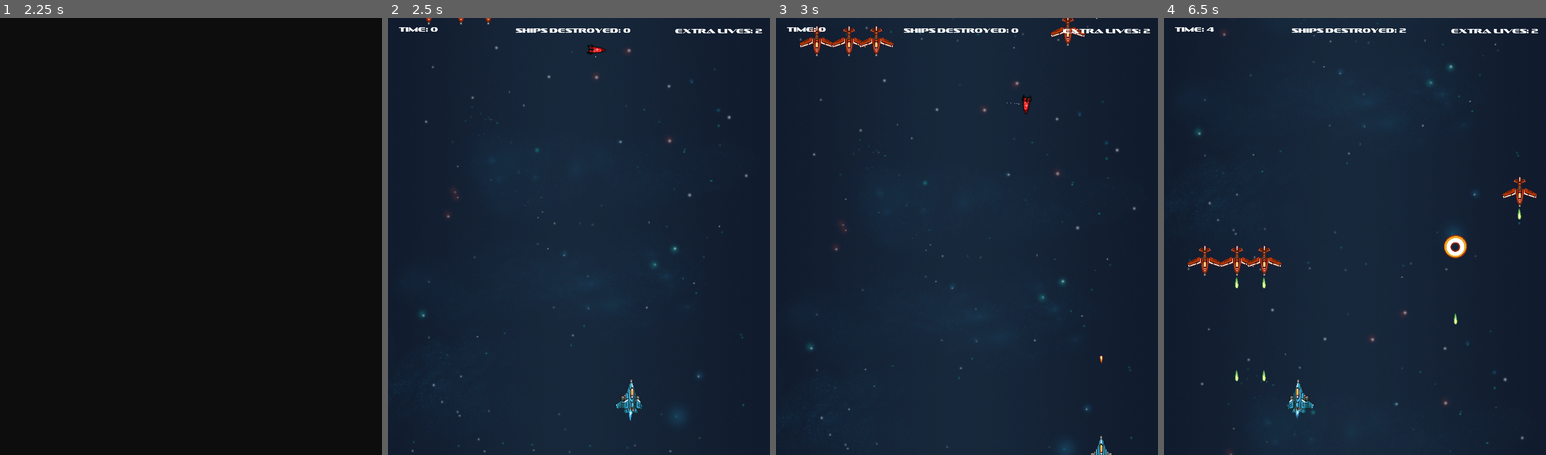
Above: before the commit, frames 1-4 (left to right).
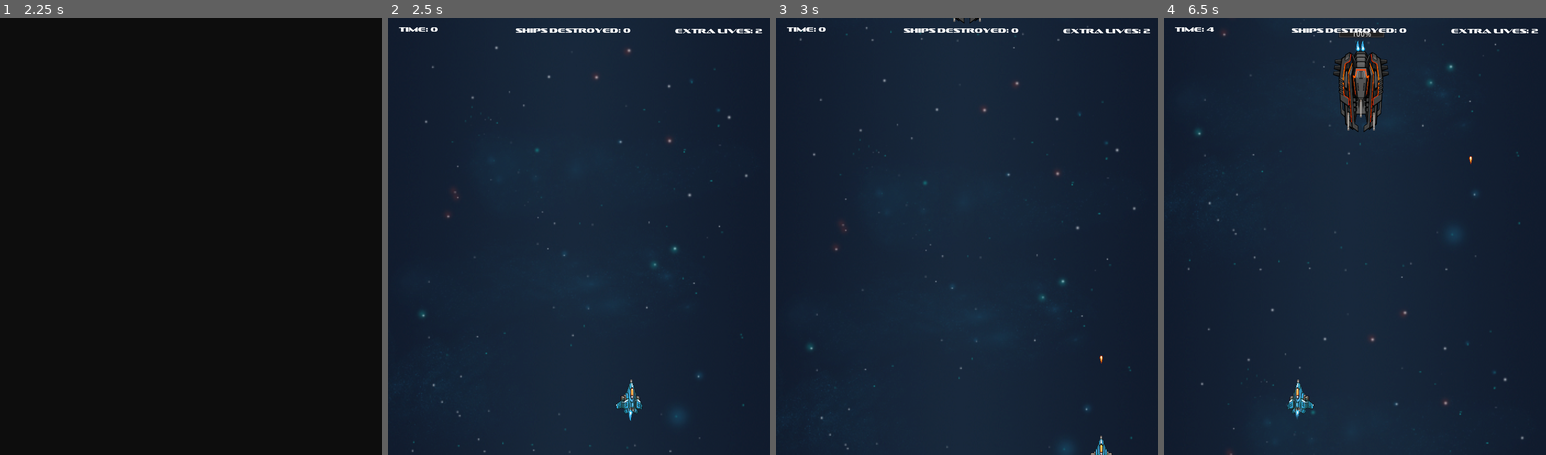
Above: after the commit, the same moments.

Repository: jdibble21/FP-Space-Odyssey
Game: Godot game, scene res://src/Menu.tscn
The game is run twice, just before and just after one commit, with the same random seed, the same clock (stepped at 60 frames per second) and the same inputs. Sound files missing from this copy of the repository are replaced by a short silence.
Inputs (mouse positions are in pixels of both pictures, inside the frame that each line leads up to):
- Up to frame 1 (2.25 s): click "PLAY!" at 0.5 s; click "PLAY!" at 1.25 s; move the mouse to (275, 214) at 2.02 s; press the mouse at (275, 214) at 2.03 s; hold D (move_right) from 2.03 s (still down)
- Up to frame 2 (2.5 s): keep holding D (move_right)
- Up to frame 3 (3 s): move the mouse to (890, 258) at 2.77 s; release D (move_right) at 2.78 s; release the mouse at (890, 258) at 2.78 s; hold S (move_down) from 2.78 s (still down); click (890, 258) at 2.85 s
- Up to frame 4 (6.5 s): move the mouse to (1393, 140) at 3.52 s; release S (move_down) at 3.53 s; press the mouse at (1393, 140) at 3.53 s; hold D (move_right) 3.53-4.28 s; move the mouse to (1335, 323) at 4.27 s; release the mouse at (1335, 323) at 4.28 s; hold W (move_up) 4.28-5.03 s; click (1335, 323) at 4.35 s; move the mouse to (1469, 302) at 5.02 s; press the mouse at (1469, 302) at 5.03 s; hold A (move_left) from 5.03 s (still down); move the mouse to (1240, 170) at 5.77 s; release the mouse at (1240, 170) at 5.78 s; click (1240, 170) at 5.85 s

Frame 1 is identical in both runs. In frame 2, 0.1% of the frame differs, in the area x 9-57%, y 0-9%; in frame 3, 0.9%; in frame 4, 3.1%, in the area x 6-98%, y 2-84%.

Commit message:
Modify homing missle turn speed

Diff:
--- /dev/null
+++ b/project/src/Bosses/LevelTwoBoss.gd
@@ -0,0 +1,39 @@
+extends KinematicBody2D
+
+signal boss_defeated
+
+const SPEED := 60
+
+var _travel_right := true
+var _stop_yaxis_travel := false
+var current_muzzle
+
+onready var _muzzle_one := $Muzzle1
+onready var _muzzle_two := $Muzzle2
+onready var _muzzle_rocket := $Muzzle3
+onready var _current_health := 100
+
+func _ready():
+	$HitBox.hide()
+	position = Vector2(350,-100)
+	$Exhaust1.play("active")
+	$Exhaust2.play("active")
+
+func _process(delta):
+	$HealthBar.value = _current_health
+	if _current_health == 0:
+		#defeat
+		pass
+	if !_stop_yaxis_travel:
+		position += transform.y * SPEED * delta
+		if position.y >= 140:
+			_stop_yaxis_travel = true
+		return
+	if _travel_right:
+		position += transform.x * SPEED * delta
+		if position.x >= 650:
+			_travel_right = false
+	if !_travel_right:
+		position -= transform.x * SPEED * delta
+		if position.x <= 50:
+			_travel_right = true
--- a/project/src/Bosses/LevelTwoBoss.tscn
+++ b/project/src/Bosses/LevelTwoBoss.tscn
@@ -1,20 +1,40 @@
-[gd_scene load_steps=7 format=2]
+[gd_scene load_steps=9 format=2]
 
 [ext_resource path="res://assets/boss_assets/carrier.png" type="Texture" id=1]
 [ext_resource path="res://assets/PixelSpaceRage/256px/Exhaust_Frame_04_png_processed.png" type="Texture" id=2]
 [ext_resource path="res://assets/PixelSpaceRage/256px/Exhaust_Frame_05_png_processed.png" type="Texture" id=3]
 [ext_resource path="res://assets/PixelSpaceRage/256px/GunTurret_ExampleGun_png_processed.png" type="Texture" id=4]
 [ext_resource path="res://assets/PixelSpaceRage/256px/Exhaust_Frame_02_png_processed.png" type="Texture" id=5]
+[ext_resource path="res://src/Bosses/LevelTwoBoss.gd" type="Script" id=6]
+
+[sub_resource type="CapsuleShape2D" id=2]
+radius = 38.8867
+height = 81.348
 
 [sub_resource type="SpriteFrames" id=1]
 animations = [ {
 "frames": [ ExtResource( 2 ), ExtResource( 5 ), ExtResource( 3 ) ],
 "loop": true,
 "name": "active",
-"speed": 5.0
+"speed": 13.0
 } ]
 
 [node name="LevelTwoBoss" type="KinematicBody2D"]
+position = Vector2( -2.10861, 6.18314 )
+script = ExtResource( 6 )
+__meta__ = {
+"_edit_group_": true
+}
+
+[node name="HitBox" type="Area2D" parent="."]
+
+[node name="CollisionShape2D" type="CollisionShape2D" parent="HitBox"]
+position = Vector2( 0, -11 )
+shape = SubResource( 2 )
+
+[node name="ShipSprite" type="Sprite" parent="."]
+scale = Vector2( 0.4, 0.4 )
+texture = ExtResource( 1 )
 
 [node name="Muzzle1" type="Position2D" parent="."]
 position = Vector2( -22.6274, 68.5894 )
@@ -32,9 +52,13 @@
 scale = Vector2( 0.5, 0.941758 )
 texture = ExtResource( 4 )
 
-[node name="ShipSprite" type="Sprite" parent="."]
-scale = Vector2( 0.4, 0.4 )
-texture = ExtResource( 1 )
+[node name="Muzzle3" type="Position2D" parent="."]
+position = Vector2( -0.311935, 44.5894 )
+
+[node name="Sprite" type="Sprite" parent="Muzzle3"]
+position = Vector2( 0, -20.1066 )
+scale = Vector2( 0.5, 0.941758 )
+texture = ExtResource( 4 )
 
 [node name="Exhaust1" type="AnimatedSprite" parent="."]
 position = Vector2( -5.1612, -84.5064 )
--- a/project/src/LevelTwo/LevelTwo.tscn
+++ b/project/src/LevelTwo/LevelTwo.tscn
@@ -13,7 +13,7 @@
 [ext_resource path="res://src/AdvancedEnemies/AdvancedEnemyEasy.tscn" type="PackedScene" id=11]
 [ext_resource path="res://src/StandardEnemies/StandardEnemyEasy.tscn" type="PackedScene" id=12]
 [ext_resource path="res://src/AdvancedEnemies/AdvancedEnemyMedium.tscn" type="PackedScene" id=13]
-[ext_resource path="res://src/Projectiles/HomingMissle.tscn" type="PackedScene" id=14]
+[ext_resource path="res://src/Bosses/LevelTwoBoss.tscn" type="PackedScene" id=14]
 
 [node name="LevelTwo" type="Node2D"]
 script = ExtResource( 2 )
@@ -67,10 +67,8 @@
 
 [node name="LevelCompleteMenu" parent="." instance=ExtResource( 7 )]
 
-[node name="HomingMissle" parent="." instance=ExtResource( 14 )]
-position = Vector2( 324.5, 59.4721 )
-
-[node name="Position2D" type="Position2D" parent="."]
+[node name="LevelTwoBoss" parent="." instance=ExtResource( 14 )]
+position = Vector2( 348.136, 153.5 )
 [connection signal="timeout" from="ShipSpawns/FormationSpawnTimer" to="ShipSpawns" method="_on_FormationSpawnTimer_timeout"]
 [connection signal="timeout" from="ShipSpawns/SpeedShipSpawnTimer" to="ShipSpawns" method="_on_SpeedShipSpawnTimer_timeout"]
 [connection signal="timeout" from="HazardTimer" to="." method="_on_hazard_timer_timeout"]
--- a/project/src/LevelTwo/LevelTwoShipSpawns.gd
+++ b/project/src/LevelTwo/LevelTwoShipSpawns.gd
@@ -59,7 +59,8 @@
 var formation_num := 0
 
 func _ready():
-	_spawn_initial_formations()
+	pass
+	#_spawn_initial_formations()
 
 
 func _spawn_initial_formations():
--- a/project/src/Projectiles/HomingMissle.gd
+++ b/project/src/Projectiles/HomingMissle.gd
@@ -1,7 +1,7 @@
 extends Area2D
 
-export var speed := 350
-export var steer_force := 50.0
+export var speed := 320
+export var steer_force := 85.0
 
 var velocity := Vector2.ZERO
 var acceleration := Vector2.ZERO
@@ -9,7 +9,6 @@
 
 
 func _ready():
-	$Particles2D.emitting = true
 	var scene = get_parent()
 	target = scene.get_node("Player")
 	start($Sprite.global_transform,target)
--- a/project/src/Projectiles/HomingMissle.tscn
+++ b/project/src/Projectiles/HomingMissle.tscn
@@ -6,6 +6,8 @@
 [sub_resource type="CapsuleShape2D" id=1]
 radius = 9.35487
 height = 10.7149
+
+[sub_resource type="CanvasItemMaterial" id=2]
 
 [node name="HomingMissle" type="Area2D"]
 script = ExtResource( 2 )
@@ -20,7 +22,23 @@
 [node name="Lifetime" type="Timer" parent="."]
 
 [node name="Particles2D" type="CPUParticles2D" parent="."]
-position = Vector2( 0, 12 )
-emitting = false
+material = SubResource( 2 )
+position = Vector2( -13.5153, 0 )
+amount = 20
+lifetime = 0.8
+randomness = 1.0
+local_coords = false
+emission_shape = 1
+emission_sphere_radius = 1.0
+spread = 110.0
+gravity = Vector2( -120, 0 )
+initial_velocity = 1.0
+angular_velocity = 50.0
+radial_accel = 25.0
+radial_accel_random = 1.0
+damping = 93.58
+damping_random = 0.23
+scale_amount = 1.5
+color = Color( 0.952941, 1, 0.411765, 1 )
 [connection signal="area_entered" from="." to="." method="_on_HomingMissle_area_entered"]
 [connection signal="timeout" from="Lifetime" to="." method="_on_Lifetime_timeout"]
Not shown: 1 places in project/src/Projectiles/HomingMissle.tscn that only renumber resources
Not shown, changed: README.md
